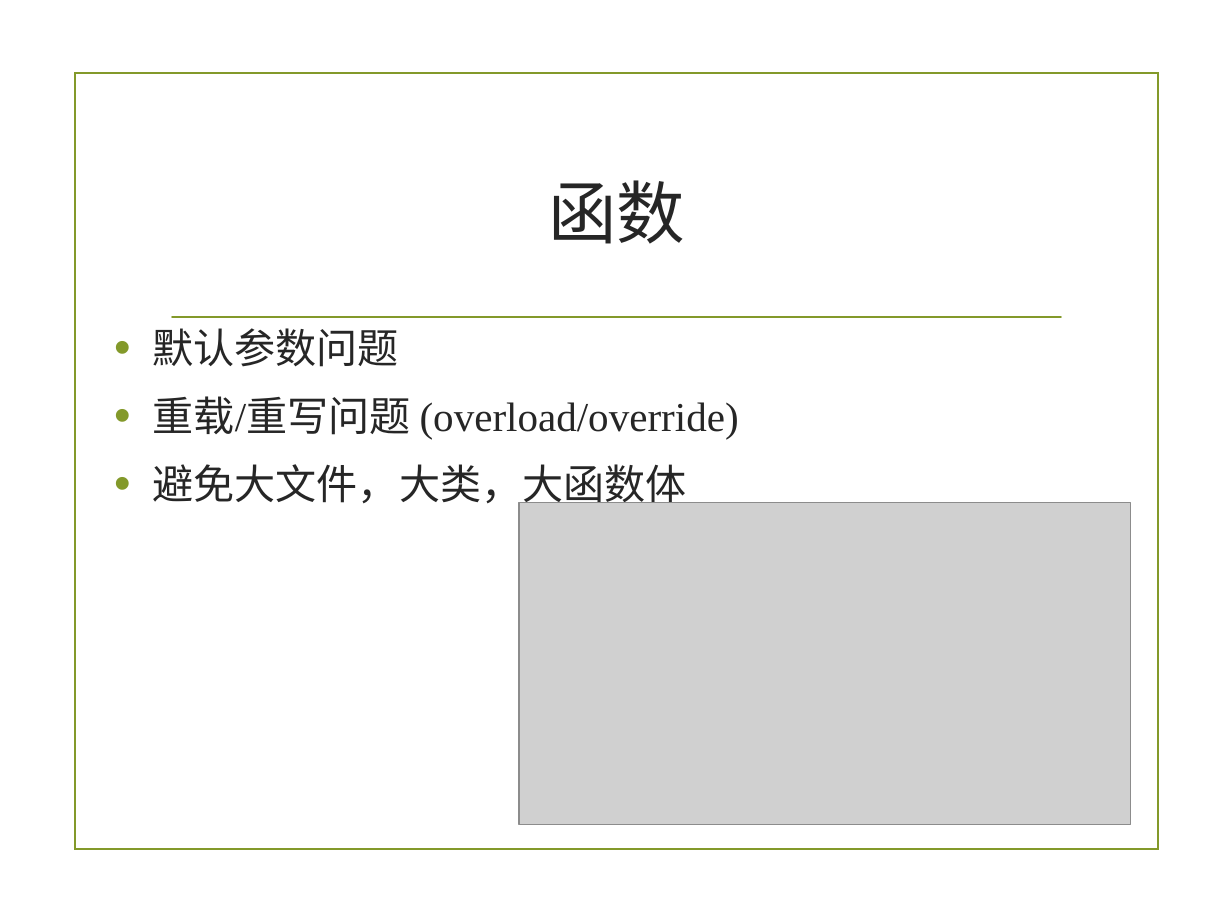
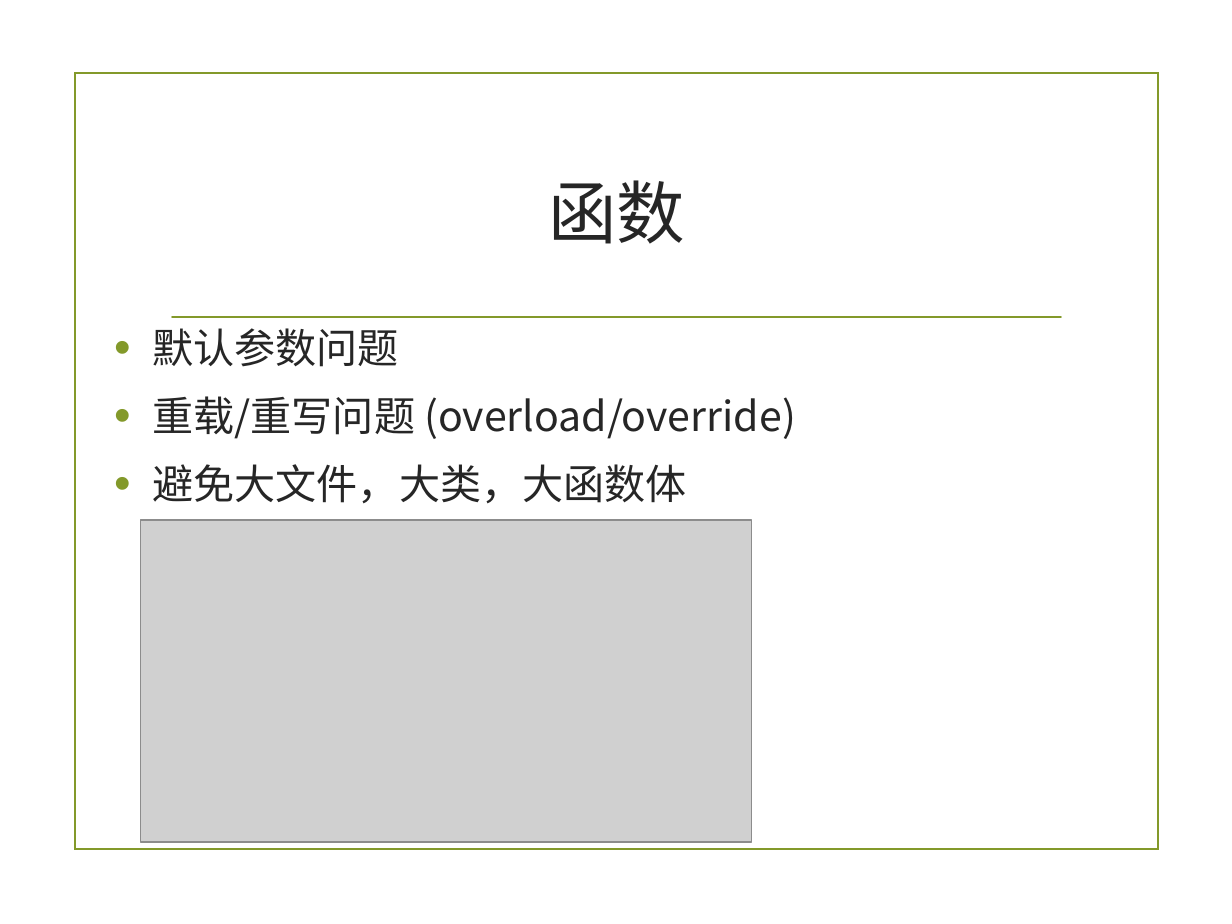
Before and after one commit to zuoshenghuang/curriculum, a slide deck: slide 19 of software/Ch_3_rules_demo.pptx (slide 18 before the commit). Drawn at 1232x924 pixels with LibreOffice and Linux fonts; fonts in the diff are those of the drawing; grey boxes stand for pictures; background and template pictures are left out. Boxes give left, top, right and bottom in pixels: in the first picture for what was removed or moved away, otherwise in the second. Text is boxed around its words. In the diff, an @@ line names an element or a change of style, - is before the commit and + after.

```diff
--- a/software/Ch_3_rules_demo.pptx
+++ b/software/Ch_3_rules_demo.pptx
@@ text "默认参数问题" at <box>153,328,796,503</box>: font Times New Roman to Noto Sans CJK SC @@
@@ picture: place and size @@
-picture at <box>519,503,1130,824</box>
+picture at <box>140,520,752,841</box>
```
Also in this commit, not shown: 22 other slides changed, 3 slides added, 2 slides removed, 5 other files.
